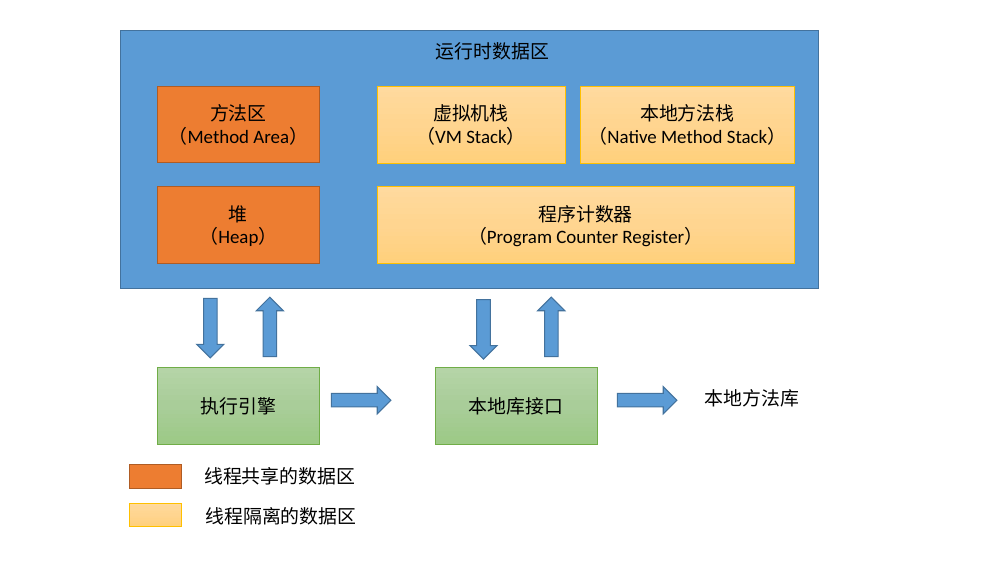
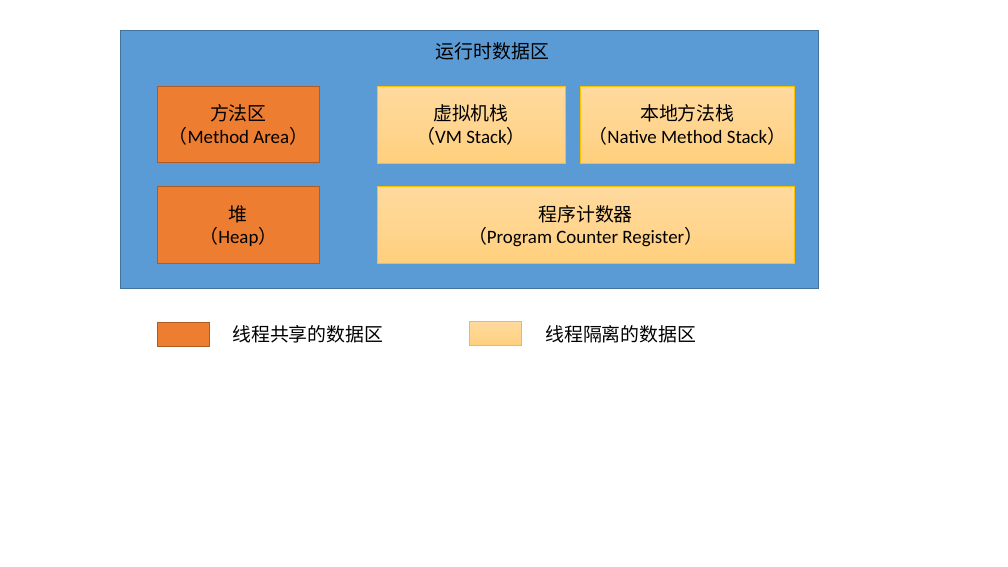
Before and after one commit to zywudev/blog-source, a slide deck: slide 1 of 绘图/图.pptx. Drawn at 1008x567 pixels with LibreOffice and Linux fonts; fonts in the diff are those of the drawing. Boxes give left, top, right and bottom in pixels: in the first picture for what was removed or moved away, otherwise in the second. Text is boxed around its words. In the diff, an @@ line names an element or a change of style, - is before the commit and + after.

```diff
--- a/绘图/图.pptx
+++ b/绘图/图.pptx
@@ up arrow removed at [197,299,224,358] @@
@@ up arrow removed at [256,297,284,357] @@
@@ up arrow removed at [470,299,497,359] @@
@@ up arrow removed at [538,297,565,357] @@
@@ rectangle: place and size @@
-rectangle at [129,464,181,488]
+rectangle at [157,322,209,346]
@@ text "线程共享的数据区": place and size @@
-text "线程共享的数据区" at [204,467,355,485]
+text "线程共享的数据区" at [232,325,383,343]
@@ rectangle: place and size @@
-rectangle at [129,503,181,527]
+rectangle at [469,321,521,346]
@@ text "线程隔离的数据区": place and size @@
-text "线程隔离的数据区" at [205,507,356,525]
+text "线程隔离的数据区" at [545,325,696,343]
@@ rectangle removed at [157,368,320,444] @@
-执行引擎
@@ up arrow removed at [332,387,391,414] @@
@@ rectangle removed at [435,368,597,444] @@
-本地库接口
@@ up arrow removed at [617,387,677,414] @@
@@ text removed at [704,389,798,407] @@
-本地方法库
```
Also in this commit, not shown: 3 other files.
